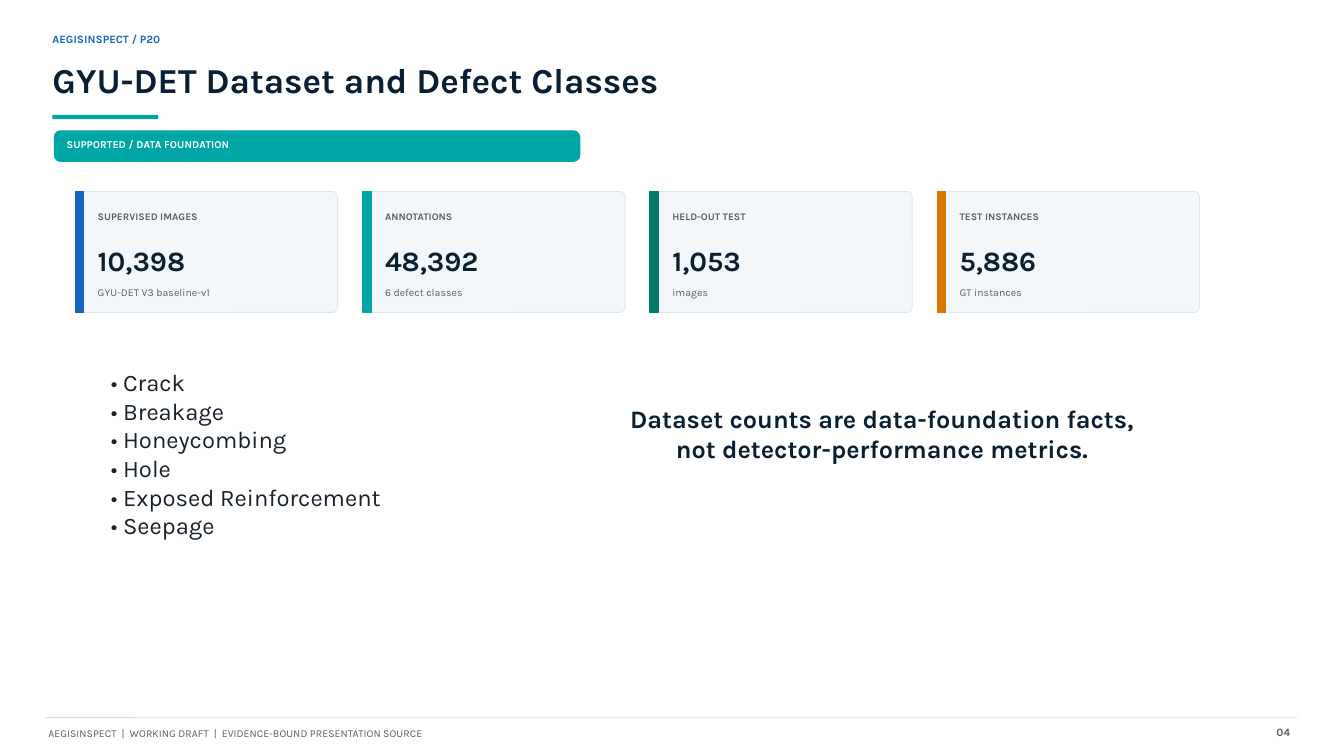
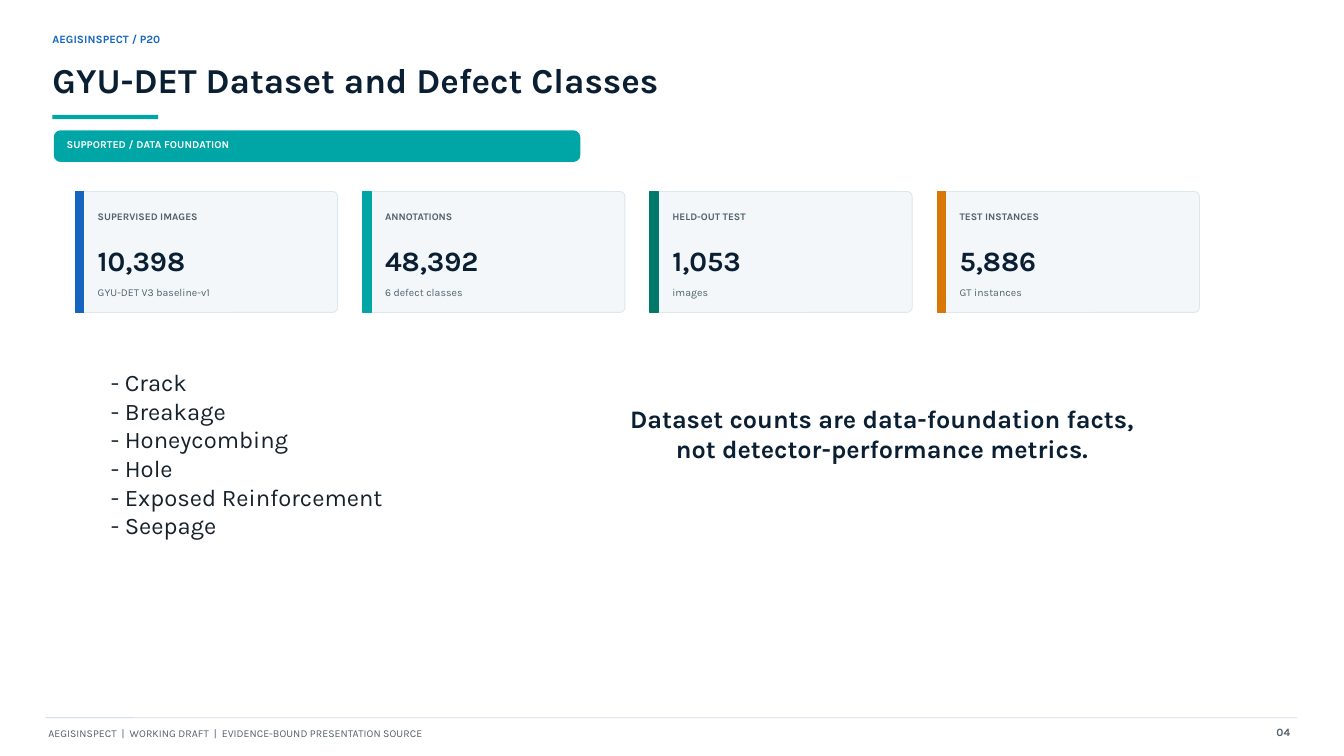
Before and after one commit to AritraAcherjee/autonomous-drone-infrastructure-inspection, a slide deck: slide 4 of outputs/presentation/AegisInspect_P20_working_draft.pptx. Drawn at 1344x756 pixels with LibreOffice and Linux fonts; fonts in the diff are those of the drawing. Boxes give left, top, right and bottom in pixels: in the first picture for what was removed or moved away, otherwise in the second. Text is boxed around its words. In the diff, an @@ line names an element or a change of style, - is before the commit and + after.

```diff
--- a/outputs/presentation/AegisInspect_P20_working_draft.pptx
+++ b/outputs/presentation/AegisInspect_P20_working_draft.pptx
@@ text at <box>125,374,382,540</box>: text changed @@
-• Crack
-• Breakage
-• Honeycombing
-• Hole
-• Exposed Reinforcement
-• Seepage
+- Crack
+- Breakage
+- Honeycombing
+- Hole
+- Exposed Reinforcement
+- Seepage
```
Also in this commit, not shown: 11 other slides changed, 2 slides added, 2 slides removed, 21 other files.
